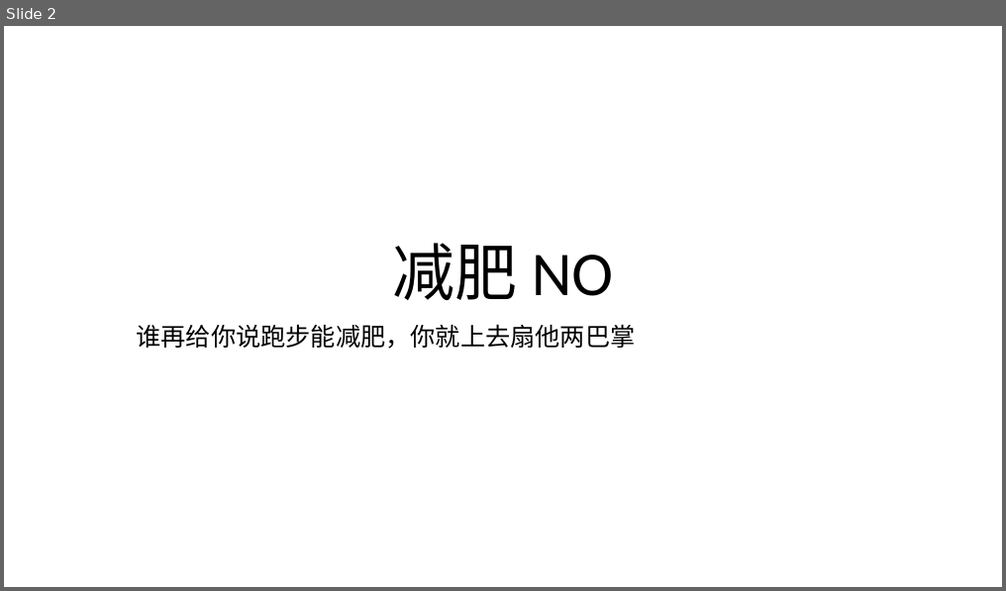
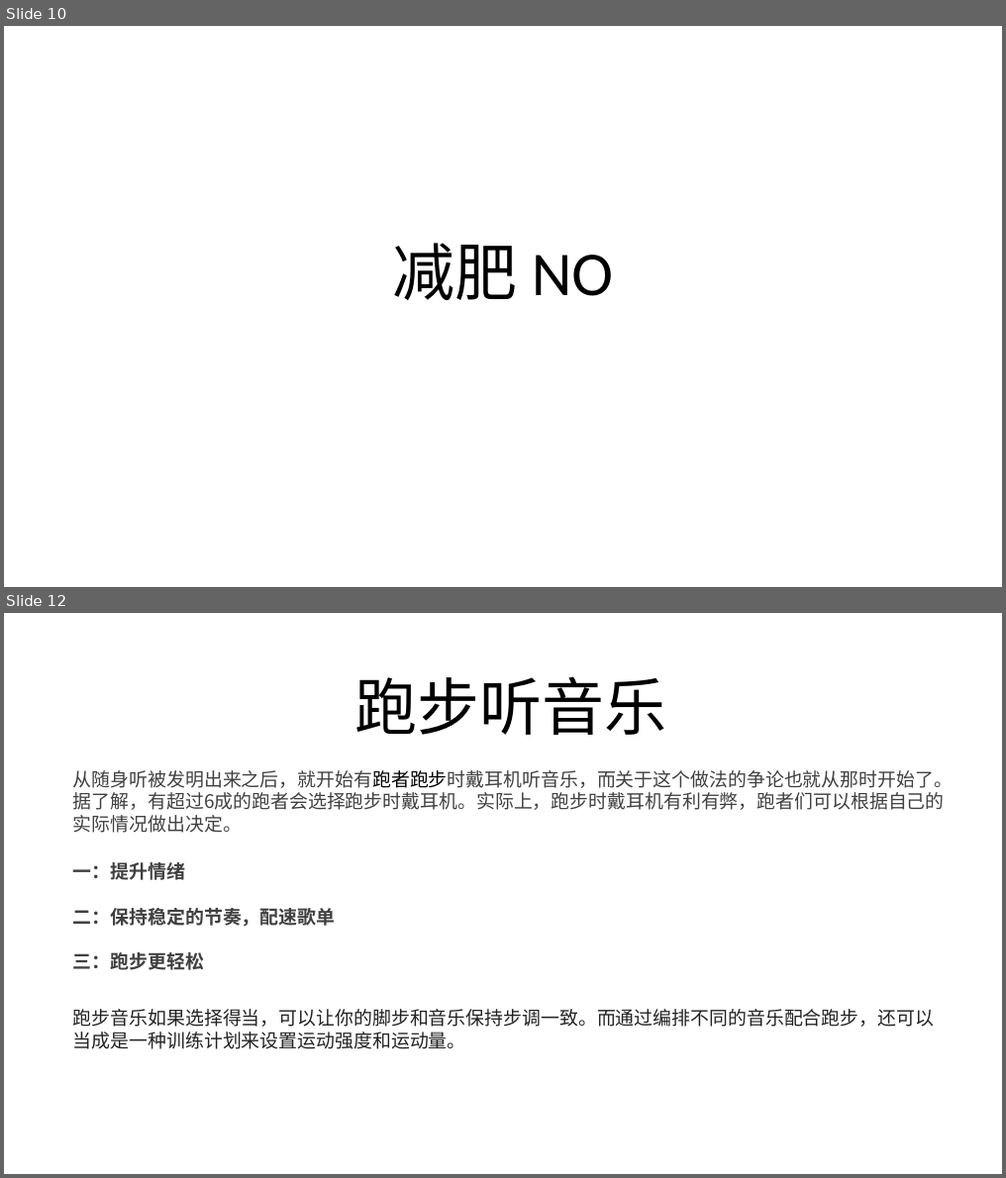
Before and after one commit to FredJiangFei/MyDocuments, a slide deck: 其他/run/run.pptx. Shown one above the other, each under a label of ours: slide 2 before the commit, slides 10 and 12 after it; the slides between them are not shown. The pictures are 1006x591 and 1006x1178 pixels, drawn with LibreOffice and Linux fonts; fonts in the diff are those of the drawing. Boxes give left, top, right and bottom in pixels: in the first picture for what was removed or moved away, otherwise in the second. Text is boxed around its words. In the diff, an @@ line names an element or a change of style, - is before the commit and + after.

```diff
--- a/其他/run/run.pptx
+++ b/其他/run/run.pptx
@@ slide 12 added at (x1=4, y1=613, x2=1002, y2=1174), background #FFFFFF @@
@@ title added at (x1=354, y1=676, x2=666, y2=735), 60 pt, text #000000 @@
+跑步听音乐
@@ text added at (x1=73, y1=770, x2=952, y2=833), 18 pt, text #404040 @@
+从随身听被发明出来之后，就开始有跑者跑步时戴耳机听音乐，而关于这个做法的争论也就从那时开始了。据了解，有超过6成的跑者会选择跑步时戴耳机。实际上，跑步时戴耳机有利有弊，跑者们可以根据自己的实际情况做出决定。
@@ text added at (x1=73, y1=862, x2=336, y2=970), 18 pt, text #404040, bold @@
+一：提升情绪
+二：保持稳定的节奏，配速歌单
+三：跑步更轻松
@@ text added at (x1=73, y1=1009, x2=934, y2=1050), 18 pt, text #222222 @@
+跑步音乐如果选择得当，可以让你的脚步和音乐保持步调一致。而通过编排不同的音乐配合跑步，还可以当成是一种训练计划来设置运动强度和运动量。
@@ what was slide 2 is now slide 10 @@
@@ slide 10 changed as well @@
@@ subtitle removed at (x1=137, y1=324, x2=636, y2=349) @@
-谁再给你说跑步能减肥，你就上去扇他两巴掌
```
Also in this commit, not shown: 1 other slide changed, 12 other slides added, 5 slides removed, 2 other files.
